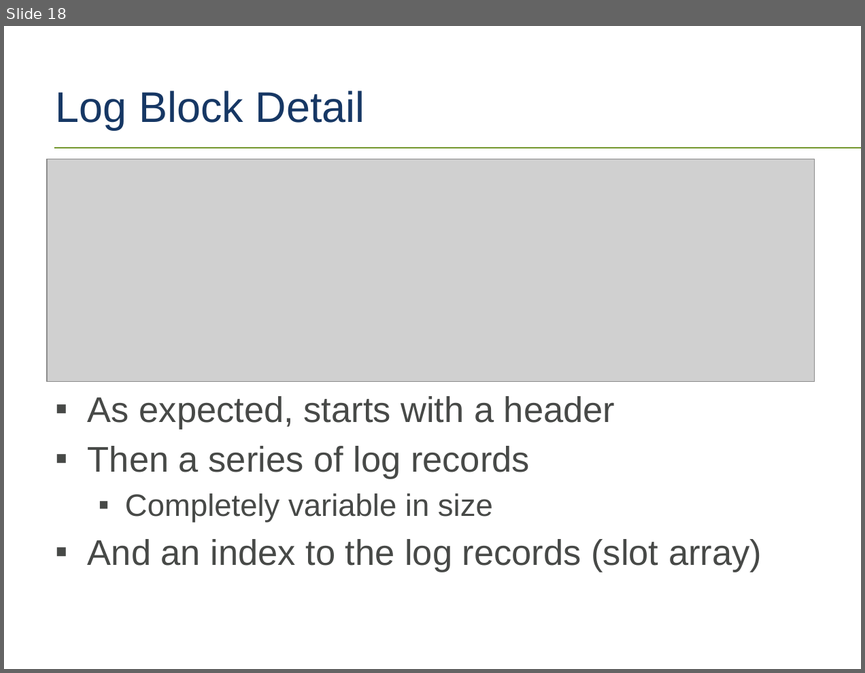
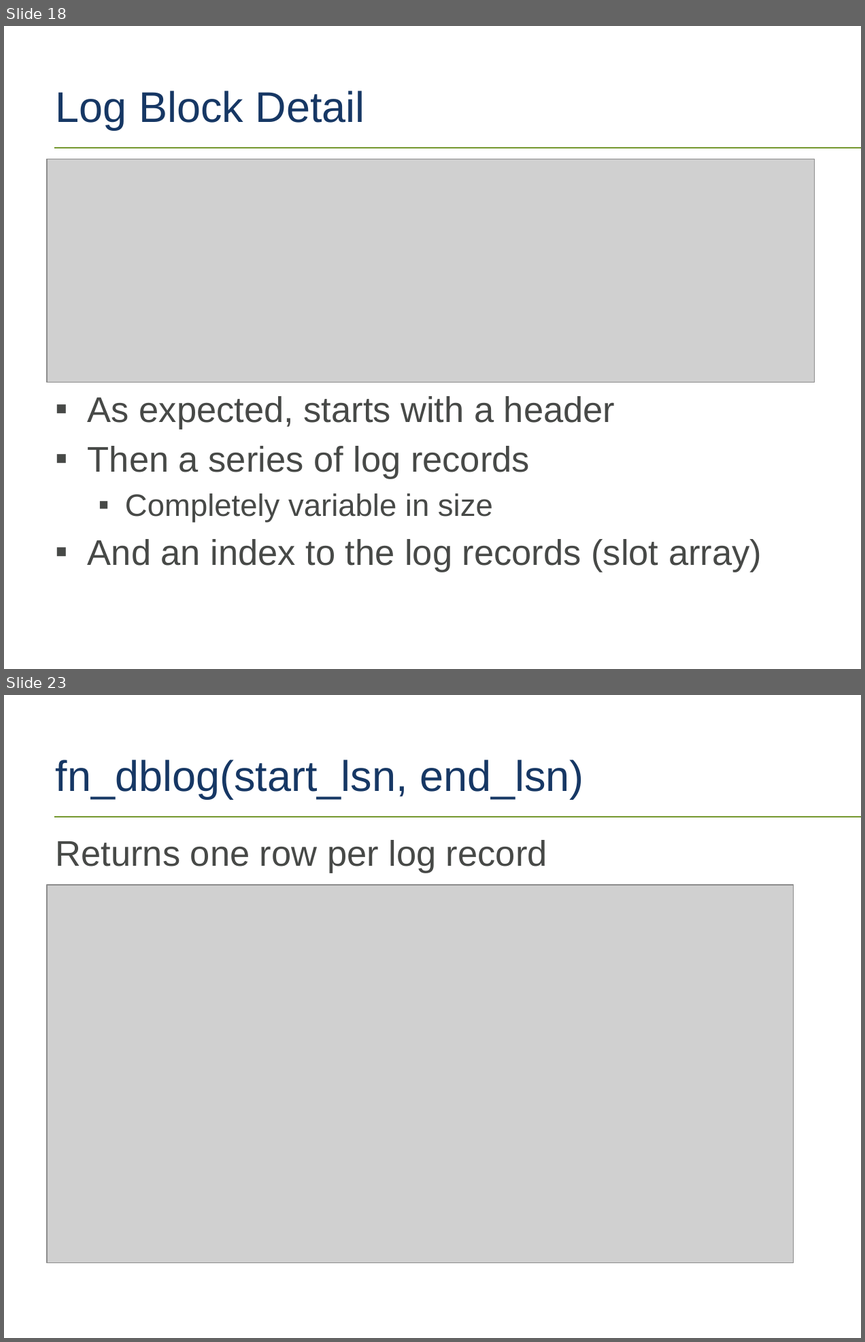
Before and after one commit to tf3604/LogFilePresentation, a slide deck: TransactionLog.pptx. Shown one above the other, each under a label of ours: slide 18 before the commit, slides 18 and 23 after it; the slides between them are not shown. The pictures are 865x673 and 865x1342 pixels, drawn with LibreOffice and Linux fonts; fonts in the diff are those of the drawing; grey boxes stand for pictures; background and template pictures are left out. Boxes give left, top, right and bottom in pixels: in the first picture for what was removed or moved away, otherwise in the second. Text is boxed around its words. In the diff, an @@ line names an element or a change of style, - is before the commit and + after.

```diff
--- a/TransactionLog.pptx
+++ b/TransactionLog.pptx
@@ slide 23 added at (4,695,861,1338), background #FFFFFF; not listed: 1 template element that a slide beside it also shows @@
@@ title added at (56,760,584,799), 36 pt, text #163764 @@
+fn_dblog(start_lsn, end_lsn)
@@ text added at (56,840,547,873), 30 pt, text #474947 @@
+Returns one row per log record
@@ picture added at (47,885,793,1263) @@
```
Also in this commit, not shown: 1 slide changed, 5 other slides added, 1 other file.
